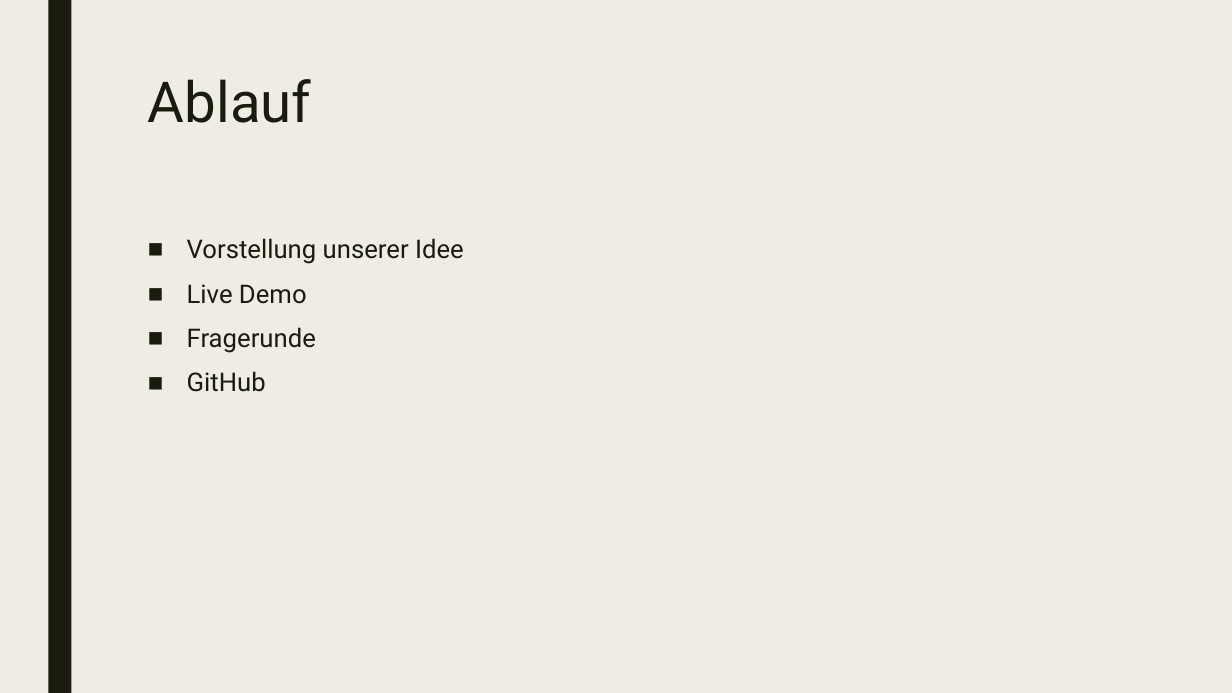
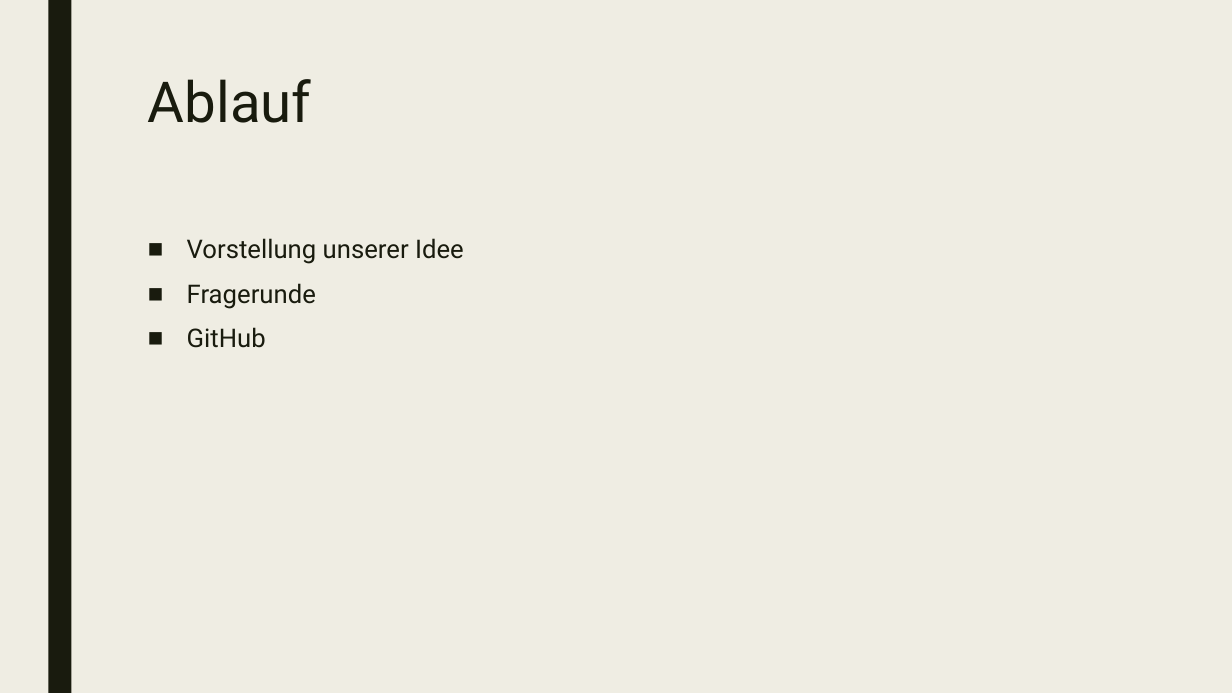
Before and after one commit to Uelimueli/W902, a slide deck: slide 2 of Kamera Überwachung.pptx. Drawn at 1232x693 pixels with LibreOffice and Linux fonts; fonts in the diff are those of the drawing. Boxes give left, top, right and bottom in pixels: in the first picture for what was removed or moved away, otherwise in the second. Text is boxed around its words. In the diff, an @@ line names an element or a change of style, - is before the commit and + after.

```diff
--- a/Kamera Überwachung.pptx
+++ b/Kamera Überwachung.pptx
@@ text at box(187, 284, 307, 304): paragraph removed @@
-■ Live Demo
```
Also in this commit, not shown: 1 slide removed.
